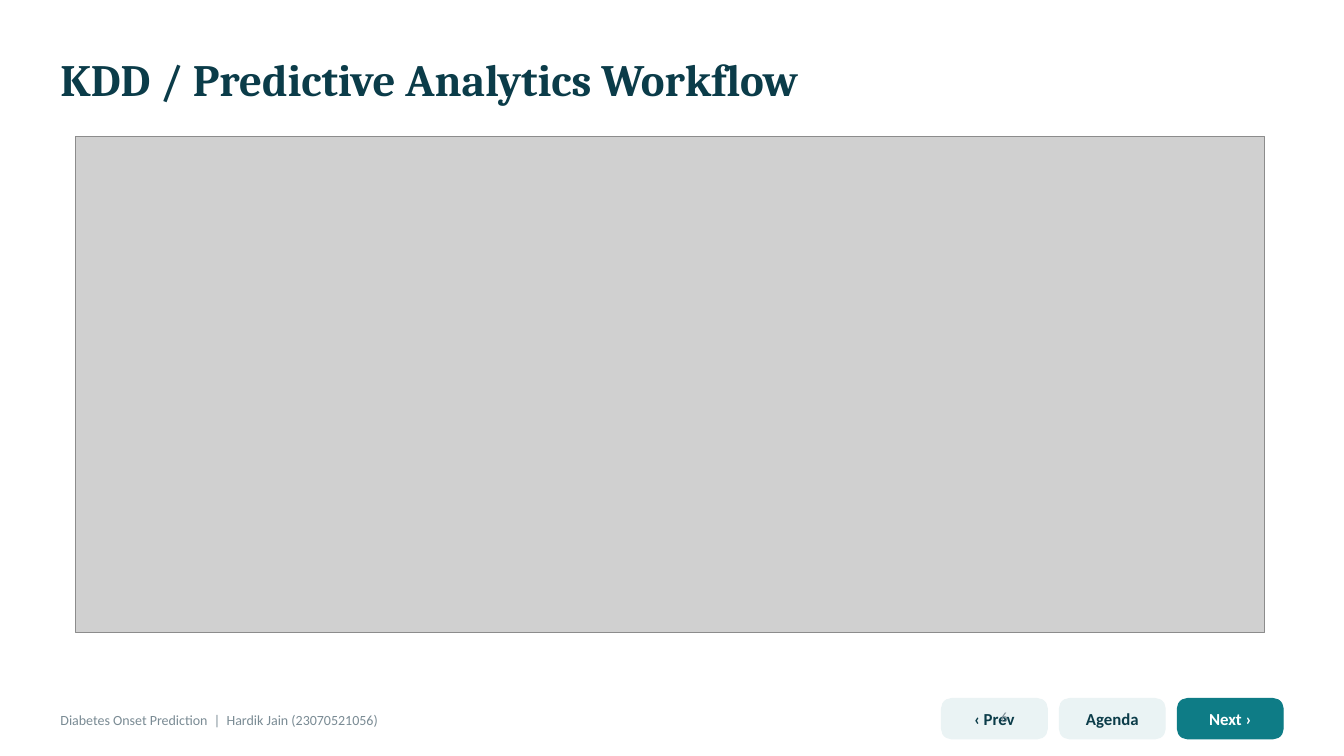
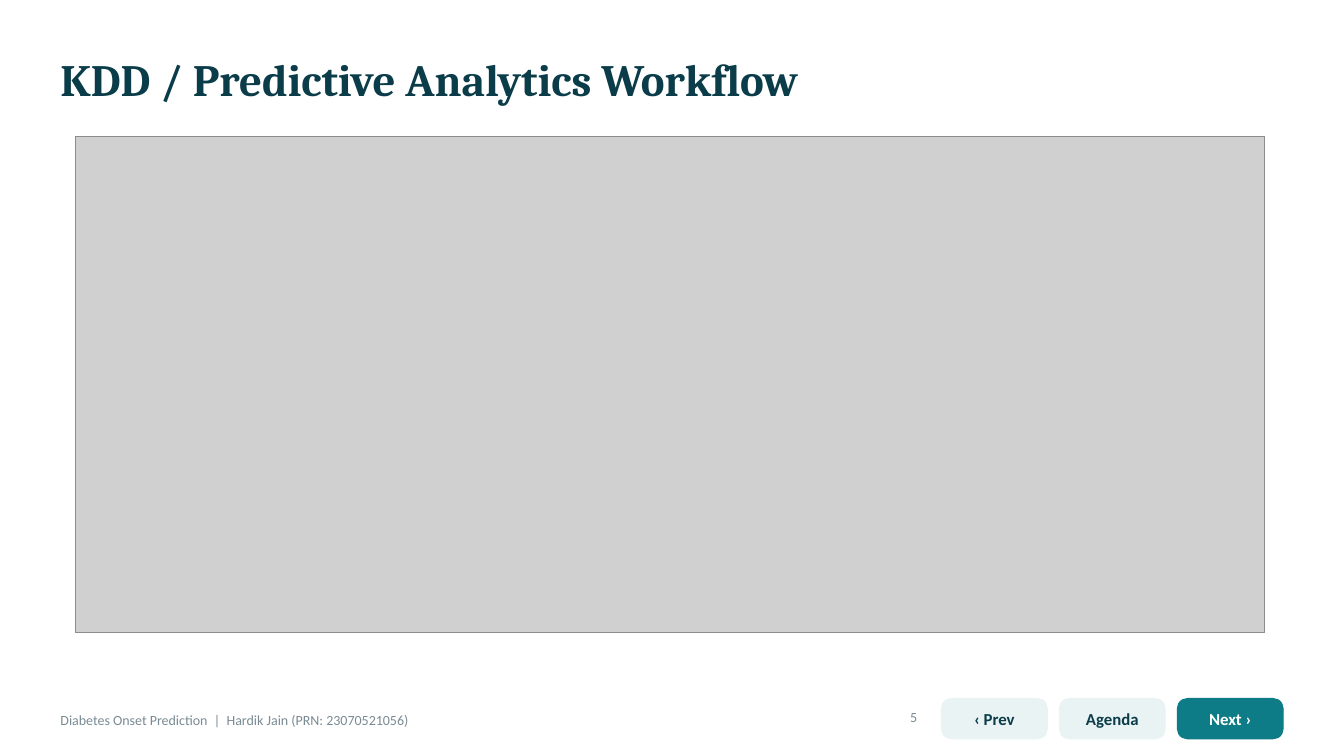
Before and after one commit to hardikjain2005/-Predictive-Analytics-CA-3-Diabetes-Onset-Prediction-Using-Machine-Learning, a slide deck: slide 5 of Diabetes_Onset_Prediction_Presentation .pptx (slide 6 before the commit). Drawn at 1344x756 pixels with LibreOffice and Linux fonts; fonts in the diff are those of the drawing; grey boxes stand for pictures. Boxes give left, top, right and bottom in pixels: in the first picture for what was removed or moved away, otherwise in the second. Text is boxed around its words. In the diff, an @@ line names an element or a change of style, - is before the commit and + after.

```diff
--- a/Diabetes_Onset_Prediction_Presentation .pptx
+++ b/Diabetes_Onset_Prediction_Presentation .pptx
@@ text at [60,715,408,727]: text changed @@
-Diabetes Onset Prediction | Hardik Jain (23070521056)
+Diabetes Onset Prediction | Hardik Jain (PRN: 23070521056)
@@ page number at [910,713,917,722]: text changed @@
-6
+5
```
Also in this commit, not shown: 11 other slides changed, 2 slides added, 10 slides removed, 2 other files.
